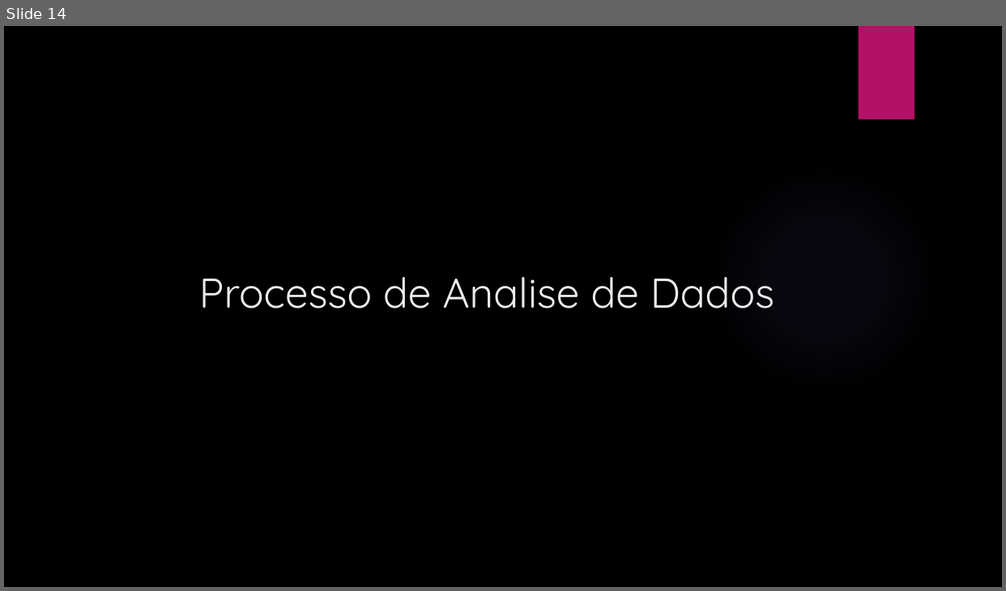
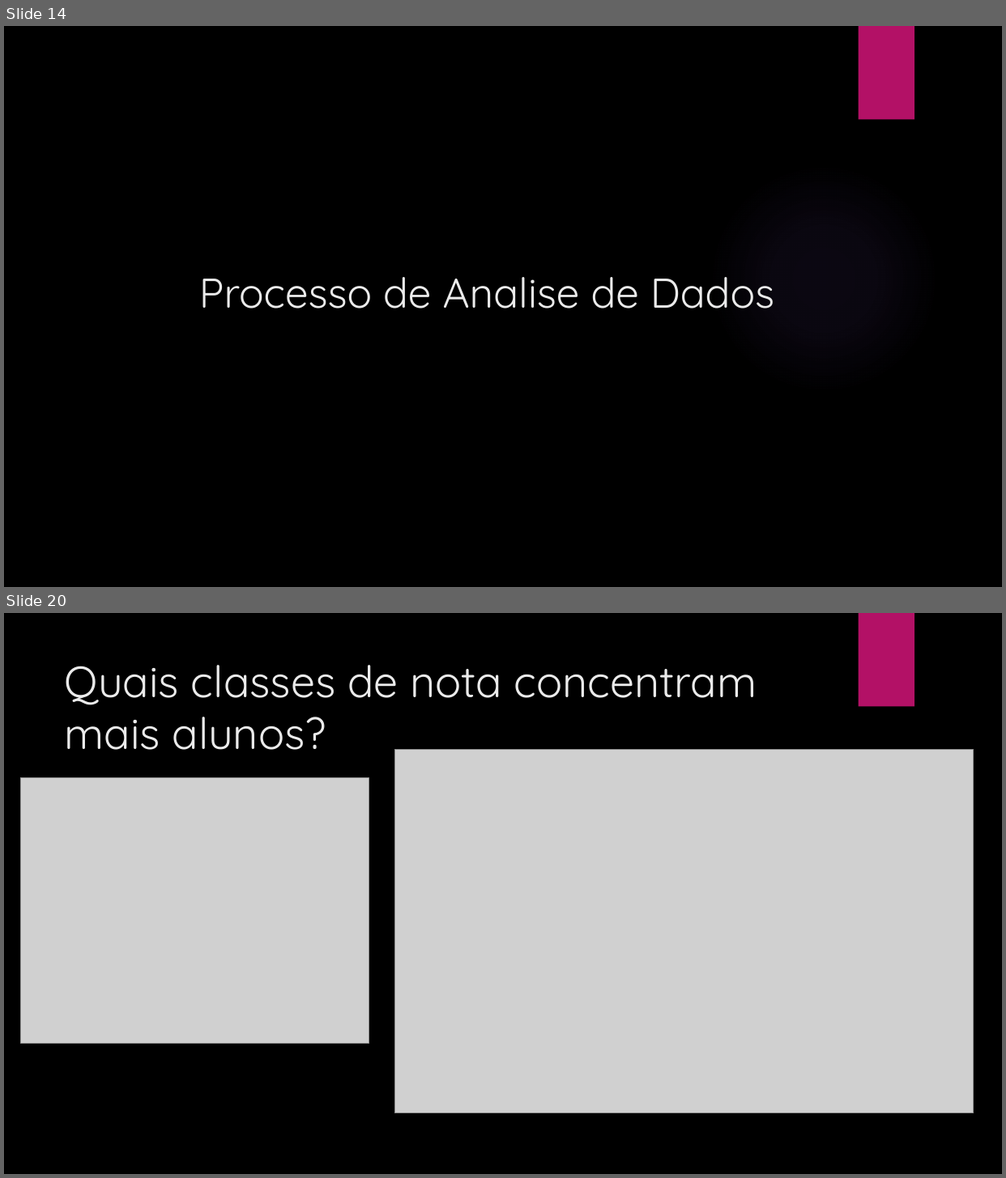
Before and after one commit to elvitin/students_perfomance_topicos_i, a slide deck: docs/Apresentacaotopicos.pptx. Shown one above the other, each under a label of ours: slide 14 before the commit, slides 14 and 20 after it; the slides between them are not shown. The pictures are 1006x591 and 1006x1178 pixels, drawn with LibreOffice and Linux fonts; fonts in the diff are those of the drawing; grey boxes stand for pictures; background and template pictures are left out. Boxes give left, top, right and bottom in pixels: in the first picture for what was removed or moved away, otherwise in the second. Text is boxed around its words. In the diff, an @@ line names an element or a change of style, - is before the commit and + after.

```diff
--- a/docs/Apresentacaotopicos.pptx
+++ b/docs/Apresentacaotopicos.pptx
@@ slide 20 added at <box>4,613,1002,1174</box>, background picture (left out); not listed: 2 template elements that a slide beside it also shows @@
@@ title added at <box>65,665,757,750</box>, 42 pt, text #EBEBEB @@
+Quais classes de nota concentram mais alunos?
@@ picture added at <box>394,749,974,1114</box> @@
@@ picture added at <box>20,778,369,1044</box> @@
```
Also in this commit, not shown: 2 slides changed, 21 other slides added, 4 slides removed, 4 other files.
